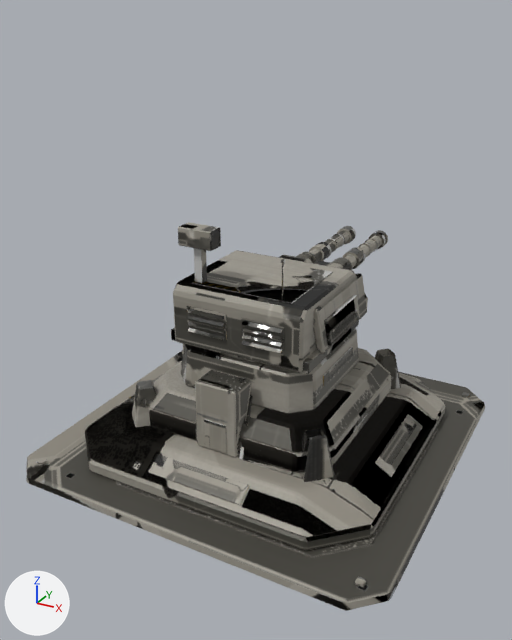
The FBX model assets/models/ord_bastion/export/ord_bastion.fbx as it was, and as the next commit left it.
One viewpoint serves both versions: a camera (50 mm lens) standing at (18.4, -35.4, 25.7) and looking at (-1.0, -0.2, 8.1). The axes (+X, +Y, +Z) are drawn at lower left. The lights are the same throughout. The picture after the commit comes second. Where no turn or scale is listed for an object, it has been applied to the vertices.

Objects in the first picture: 'base_bar', 'base_glow_running_bar', 'turret_bar', 'turret_glow_running_bar', 'turret_glow_weapon_bar' and 1 more.
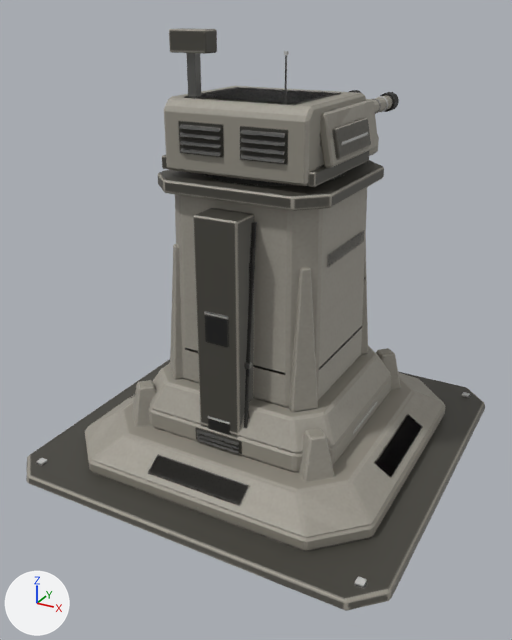
Location of each change, (x1, y1, x2, y2) in pixels of the pictures (512 x 640 px; the box of a moved part takes in the faces that stretch with it):
'base_bar', reshaped (59% taller): before (26, 328, 485, 611); after (26, 160, 485, 611)
'turret_bar', surface changed, moved: before (171, 222, 388, 374); after (162, 28, 399, 187)
'base_glow_running_bar', reshaped: before (36, 353, 470, 587); after (36, 172, 470, 587)
'turret_glow_running_bar', moved: before (281, 259, 357, 332); after (284, 51, 368, 144)
'turret_glow_weapon_bar', moved: before (332, 233, 378, 252); after (377, 96, 388, 112)
part 1 of me_base_004, moved or reshaped (mostly hidden before): before (225, 354, 255, 362); after (205, 173, 344, 186)
part 2 of me_base_004, moved or reshaped: before (204, 422, 227, 453); after (208, 419, 230, 436)
part 3 of me_base_004, added: after (205, 315, 228, 347)
part 4 of me_base_004, moved or reshaped: before (239, 446, 244, 459); after (244, 369, 250, 428)
part 5 of me_base_004, moved or reshaped: before (243, 421, 249, 426); after (245, 362, 252, 369)
part 6 of me_base_004, deleted: before (323, 346, 353, 387)
part 7 of me_base_004, deleted: before (195, 369, 251, 457)
part 8 of me_base_004, deleted: before (245, 382, 255, 421)
part 9 of me_base_004, deleted: before (199, 370, 246, 389)
part 10 of me_base_004, built on: before (149, 328, 390, 452); after (149, 160, 391, 452)
part 11 of me_base_004, surface changed: (26, 348, 485, 611) in both
part 12 of me_base_005, moved or reshaped: before (220, 353, 263, 364); after (208, 172, 347, 186)
part 13 of me_base_005, surface changed: (36, 392, 470, 587) in both

The change, as a diff of the scene's bpy script:
```diff
--- a/assets/models/ord_bastion/export/ord_bastion.fbx.py
+++ b/assets/models/ord_bastion/export/ord_bastion.fbx.py
@@ me_turret_004 @@
 me_turret_004.from_pydata(...)  # 784 vertices, 618 faces; spans x -5.0..5.0, y -4.7..15.5, z 0.1..7.0
+# me_turret_004 part 14: 614 kept faces spanning x -5.0..5.0, y -4.7..15.5, z 0.1..7.0 get new texture (UV) coordinates
 me_turret_004.materials.append(mat_ord_bastion_bar)
@@ me_base_005 @@
-me_base_005.from_pydata(...)  # 104 vertices, 66 faces; spans x -10.4..10.4, y -10.4..10.4, z 0.6..7.3
+me_base_005.from_pydata(...)  # 128 vertices, 84 faces; spans x -10.4..10.4, y -10.4..10.4, z 0.6..17.4
+# me_base_005 part 12: the loose piece of 56 vertices spanning x -4.1..4.1, y -4.1..4.1, z 7.2..7.3 is moved by (0.0, 0.0, 10.1)
+# me_base_005 part 13: 36 kept faces spanning x -10.4..10.4, y -10.4..10.4, z 0.6..3.3 get new texture (UV) coordinates
+# other edits to the shape of me_base_005 do not show in these pictures
 me_base_005.materials.append(mat_ord_bastion_bar)
@@ me_base_004 @@
-me_base_004.from_pydata(...)  # 872 vertices, 840 faces; spans x -11.7..11.7, y -11.7..11.7, z 0.0..7.5
+me_base_004.from_pydata(...)  # 1016 vertices, 994 faces; spans x -11.7..11.7, y -11.7..11.7, z 0.0..17.7
+# me_base_004 part 1: the loose piece of 56 vertices spanning x -4.0..4.0, y -4.0..4.0, z 7.3..7.5 is moved by (0.0, 0.0, 10.1)
+# me_base_004 part 2: the loose piece of 8 vertices spanning x -0.7..0.7, y -6.7, z 2.8..4.4 is moved by (0.0, 0.4, 0.0)
+# me_base_004 part 3: a new loose piece, a box spanning x -0.7..0.7, y -6.345..-6.295, z 9.2..10.8, in mat_ord_bastion_bar
+# me_base_004 part 4: the loose piece of 8 vertices spanning x 1.4..1.7, y -6.7..-5.7, z 2.6..4.4 is scaled about its middle by (1, 0.764, 3), then moved by (0.0, 0.3, 1.8)
+# me_base_004 part 5: the loose piece of 24 vertices spanning x 1.4..1.6, y -5.9..-5.7, z 4.3..4.5 is moved by (0.0, 0.2, 3.6)
+# me_base_004 part 6: the loose piece of 24 vertices spanning x 4.5, y -2.2..2.2, z 5.8..6.6 is deleted
+# me_base_004 part 7: the loose piece of 24 vertices spanning x -1.3..1.3, y -6.7..-4.9, z 2.6..6.8 is deleted
+# me_base_004 part 8: the loose piece of 8 vertices spanning x 1.3..1.6, y -5.9..-4.8, z 4.4..6.6 is deleted
+# me_base_004 part 9: the loose piece of 8 vertices spanning x -1.1..1.1, y -6.5..-5.1, z 6.8 is deleted
+# me_base_004 part 10: 24 vertices moved from x -5.6..5.6, y -5.6..5.6, z 4.8..4.9 to x -5.6..5.6, y -5.6..5.6, z 5.3..5.4; 48 vertices removed from x -4.6..4.6, y -4.6..4.6, z 4.9..7.3; 272 vertices added at x -5.2..5.2, y -6.3..5.2, z 2.6..17.4
+# me_base_004 part 11: 602 kept faces spanning x -11.7..11.7, y -11.7..11.7, z 0.0..5.4 get new texture (UV) coordinates
+# other edits to the shape of me_base_004 do not show in these pictures
 me_base_004.materials.append(mat_ord_bastion_bar)
@@ ob_turret_glow_running_bar @@
 ob_turret_glow_running_bar = bpy.data.objects.new('turret_glow_running_bar', me_turret_005)
-ob_turret_glow_running_bar.location = (0.0, 0.0, 7.54)
+ob_turret_glow_running_bar.location = (0.0, 0.0, 17.72)
@@ ob_turret_bar @@
 ob_turret_bar = bpy.data.objects.new('turret_bar', me_turret_004)
-ob_turret_bar.location = (0.0, 0.0, 7.54)
+ob_turret_bar.location = (0.0, 0.0, 17.72)
@@ ob_turret_glow_weapon_bar @@
 ob_turret_glow_weapon_bar = bpy.data.objects.new('turret_glow_weapon_bar', me_turret_006)
-ob_turret_glow_weapon_bar.location = (0.0, 0.0, 7.54)
+ob_turret_glow_weapon_bar.location = (0.0, 0.0, 17.72)
```
